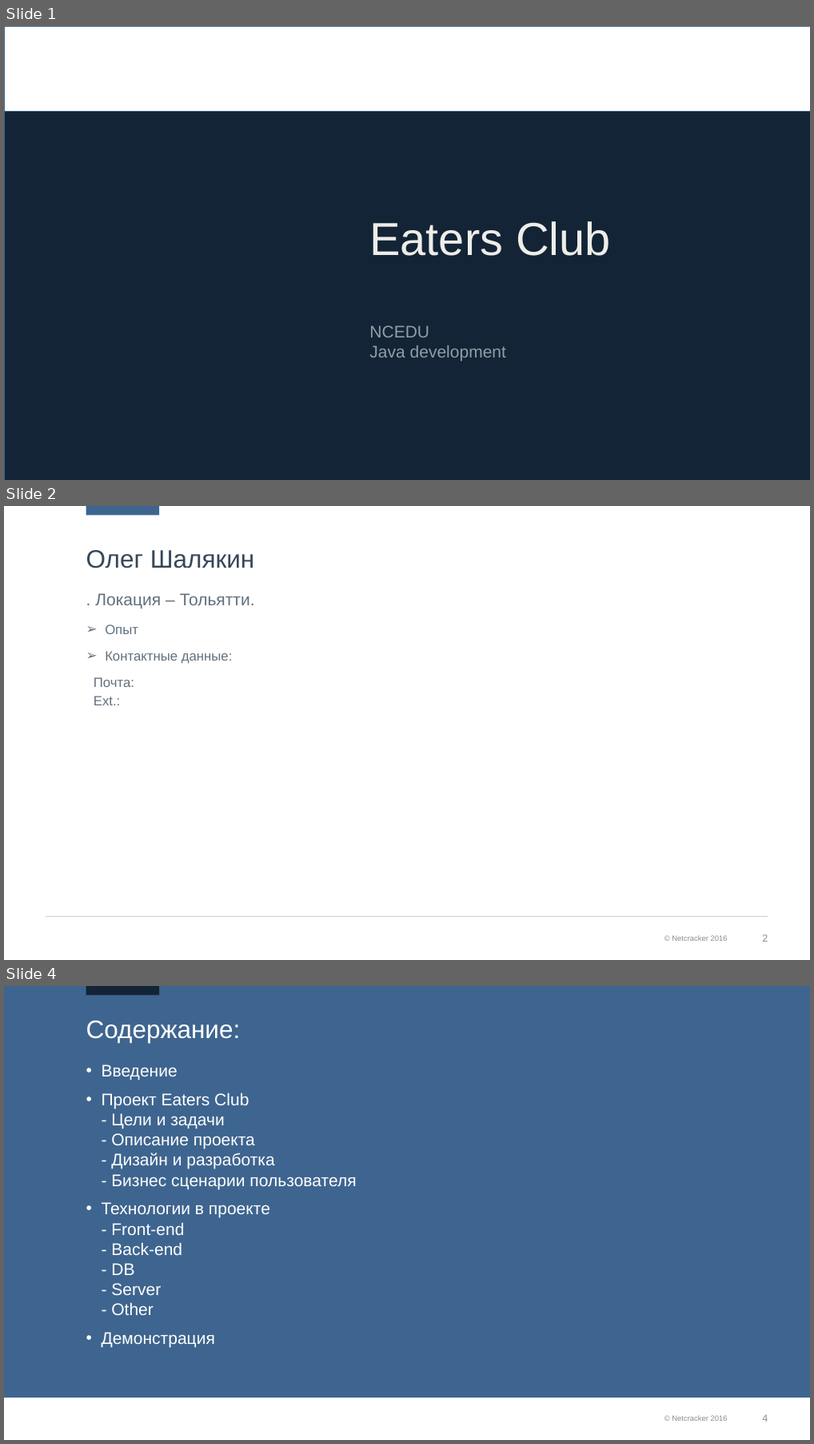
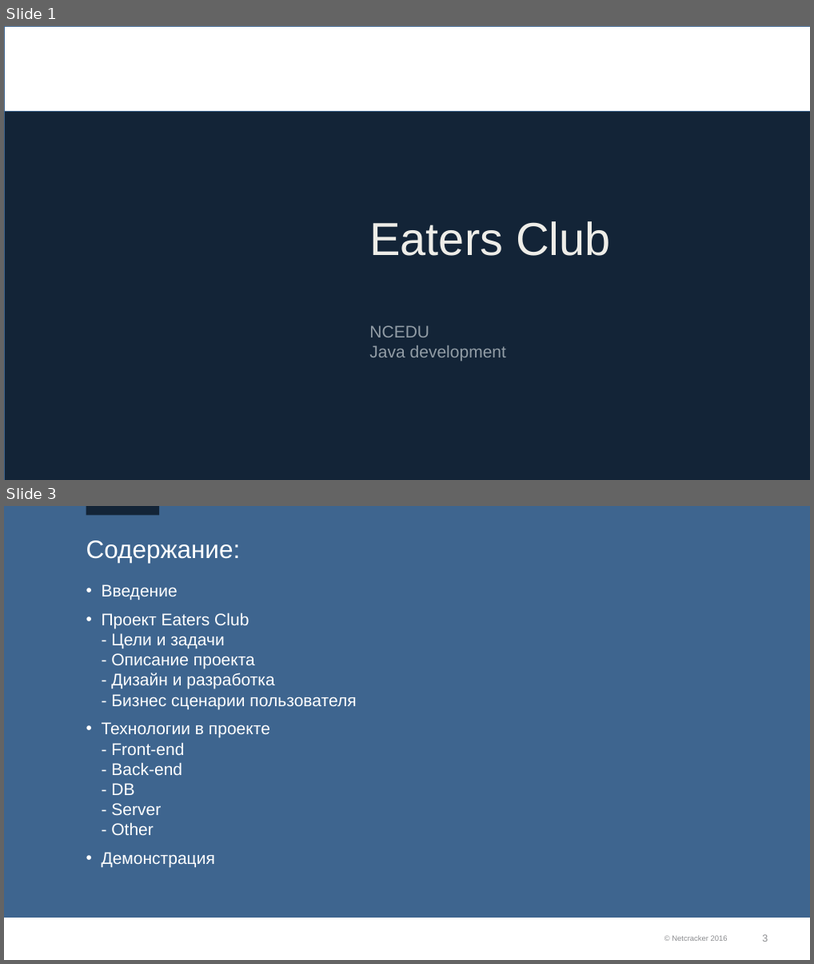
Before and after one commit to ncedu-tlt/2018-eaters-club, a slide deck: Eaters_Club_v0.1.pptx. Shown one above the other, each under a label of ours: slides 1, 2 and 4 before the commit, slides 1 and 3 after it; the slides between them are not shown. The pictures are 814x1444 and 814x964 pixels, drawn with LibreOffice and Linux fonts; fonts in the diff are those of the drawing; background and template pictures are left out; a plain dark background stands for a picture behind light text. Boxes give left, top, right and bottom in pixels: in the first picture for what was removed or moved away, otherwise in the second. Text is boxed around its words. In the diff, an @@ line names an element or a change of style, - is before the commit and + after.

```diff
--- a/Eaters_Club_v0.1.pptx
+++ b/Eaters_Club_v0.1.pptx
@@ slide 2 removed at (x1=4, y1=506, x2=810, y2=960), background #FFFFFF; not listed: 3 template elements that a slide beside it also shows @@
@@ title removed at (x1=86, y1=550, x2=254, y2=568) @@
-Олег Шалякин
@@ text removed at (x1=95, y1=593, x2=255, y2=608) @@
-. Локация – Тольятти.
@@ text removed at (x1=94, y1=624, x2=233, y2=705) @@
-➢ Опыт
-➢ Контактные данные:
-Почта:
-Ext.:
@@ line removed from (46, 916) to (769, 916) @@
@@ what was slide 4 is now slide 3 @@
@@ page number at (x1=762, y1=934, x2=768, y2=941): text changed @@
-4
+3
```
Also in this commit, not shown: 4 slides changed, 1 slide added, 4 other slides removed.
